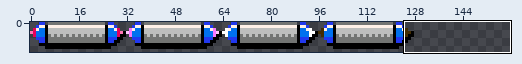
One commit to this sprite sheet: gamelime/debug/images/break/player_bar_32.png. The picture above shows the old version from afar; the outline marks the close-up.
Close-up. Earlier state:
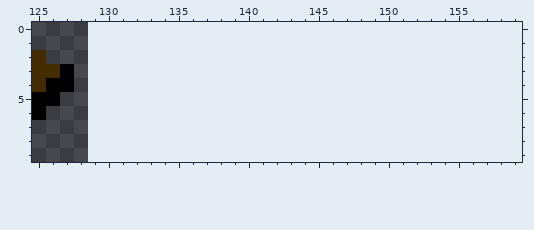
The file is 129x10 pixels. Shown: x 125..159, y 0..9. The old version is drawn lined up with the new one, on the new canvas.
Once edited:
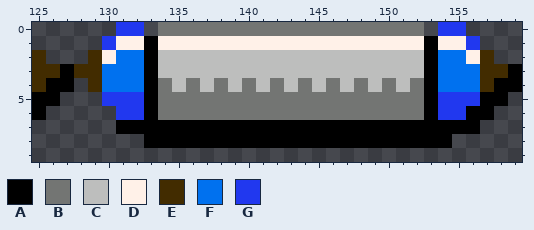
Palette (. is transparent): A #000000  B #737573  C #bdbebd  D #fff1e8  E #422c00  F #0071ef  G #2138ef
From old to new:
canvas 129x10 -> 160x10
@@ x 125..159 @@
- 0 ...................................
- 1 ...................................
- 2 E..................................
- 3 EEA................................
- 4 EAA................................
- 5 AA.................................
- 6 A..................................
- 7 ...................................
- 8 ...................................
+ 0 ......GG.BBBBBBBBBBBBBBBBBBB.GG....
+ 1 .....GDDADDDDDDDDDDDDDDDDDDDADDG...
+ 2 E...EDFFACCCCCCCCCCCCCCCCCCCAFFDE..
+ 3 EEAEEFFFACCCCCCCCCCCCCCCCCCCAFFFEEA
+ 4 EAA.EFFFABCBCBCBCBCBCBCBCBCBAFFFEAA
+ 5 AA...GGGABBBBBBBBBBBBBBBBBBBAGGGAA.
+ 6 A.....GGABBBBBBBBBBBBBBBBBBBAGGAA..
+ 7 ......AAAAAAAAAAAAAAAAAAAAAAAAAA...
+ 8 ........AAAAAAAAAAAAAAAAAAAAAA.....
  9 ...................................
Pixel boxes of the changes (left, top, right, bottom) in both close-ups:
added: (74, 22, 522, 148)
